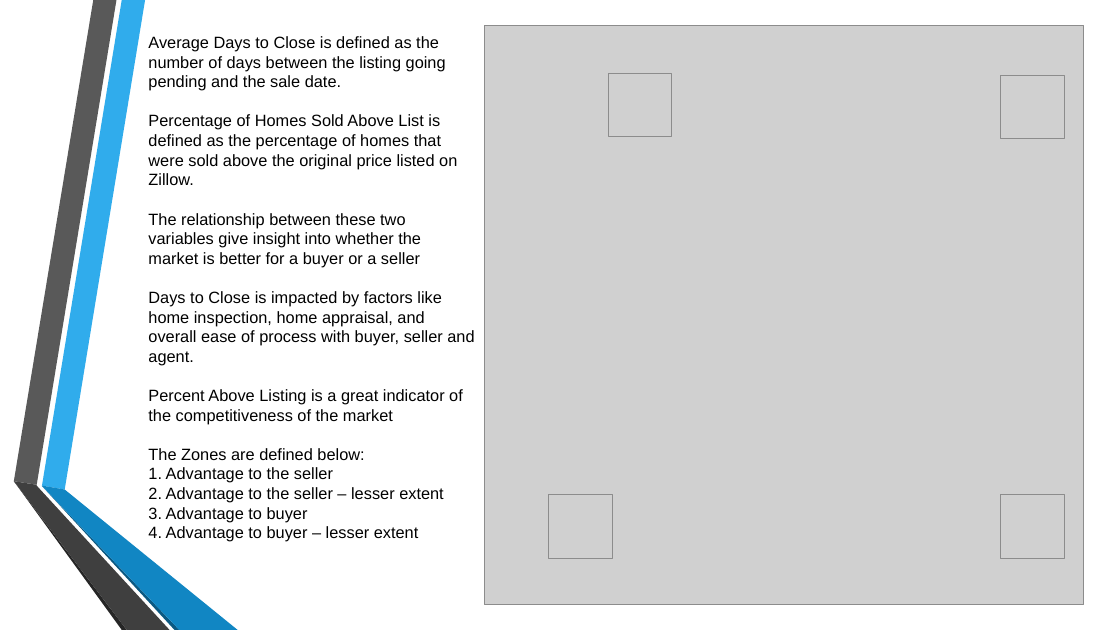
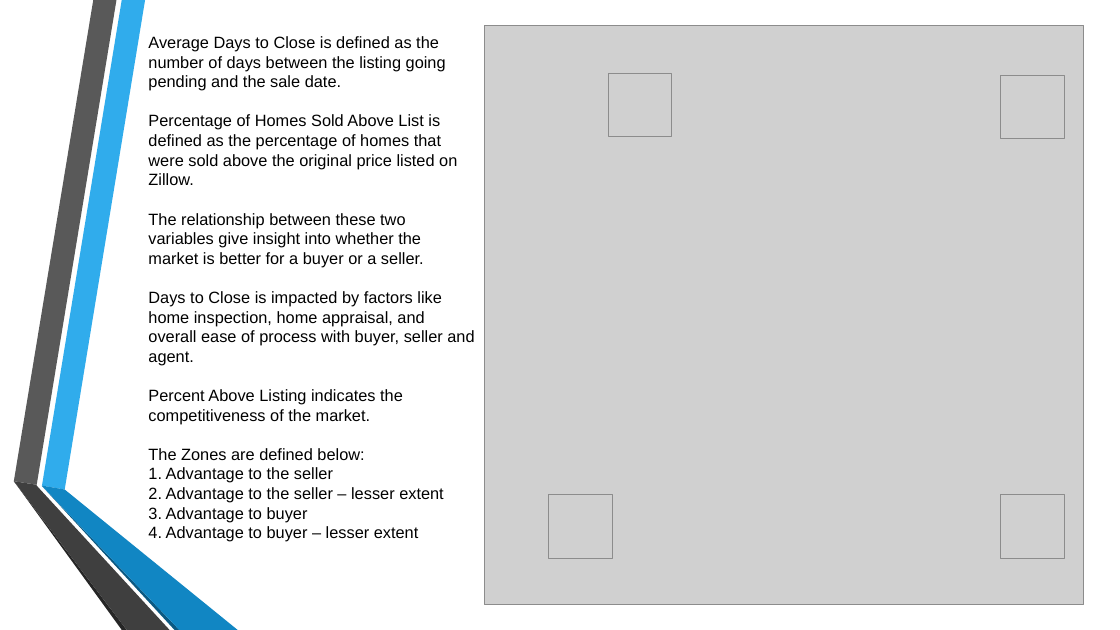
Before and after one commit to josephlomas/Project1_GroupRepo, a slide deck: slide 11 of Real Estate EDA.pptx. Drawn at 1120x630 pixels with LibreOffice and Linux fonts; fonts in the diff are those of the drawing; grey boxes stand for pictures. Boxes give left, top, right and bottom in pixels: in the first picture for what was removed or moved away, otherwise in the second. Text is boxed around its words. In the diff, an @@ line names an element or a change of style, - is before the commit and + after.

```diff
--- a/Real Estate EDA.pptx
+++ b/Real Estate EDA.pptx
@@ text at box(148, 213, 424, 267): text changed @@
-The relationship between these two variables give insight into whether the market is better for a buyer or a seller
+The relationship between these two variables give insight into whether the market is better for a buyer or a seller.
@@ text at box(148, 389, 403, 424): text changed @@
-Percent Above Listing is a great indicator of the competitiveness of the market
+Percent Above Listing indicates the competitiveness of the market.
```
Also in this commit, not shown: 1 other slide changed, 1 other file.
